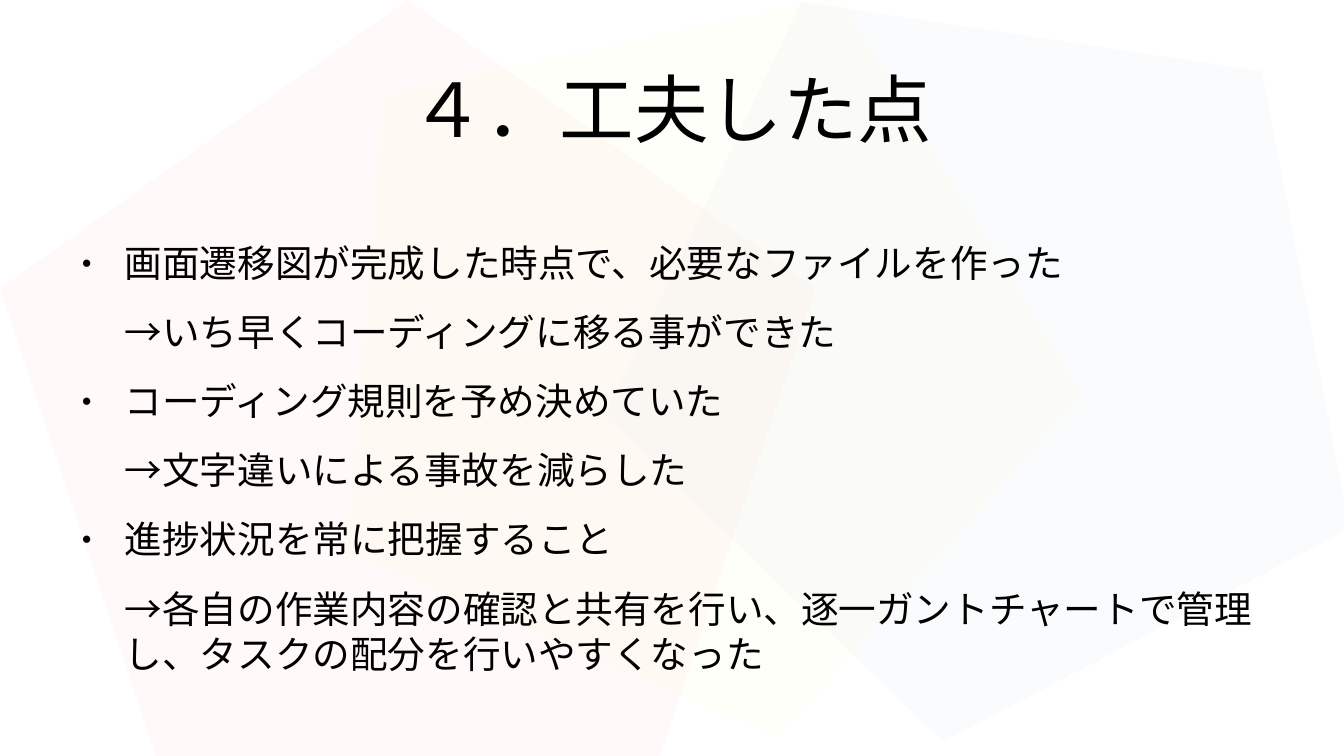
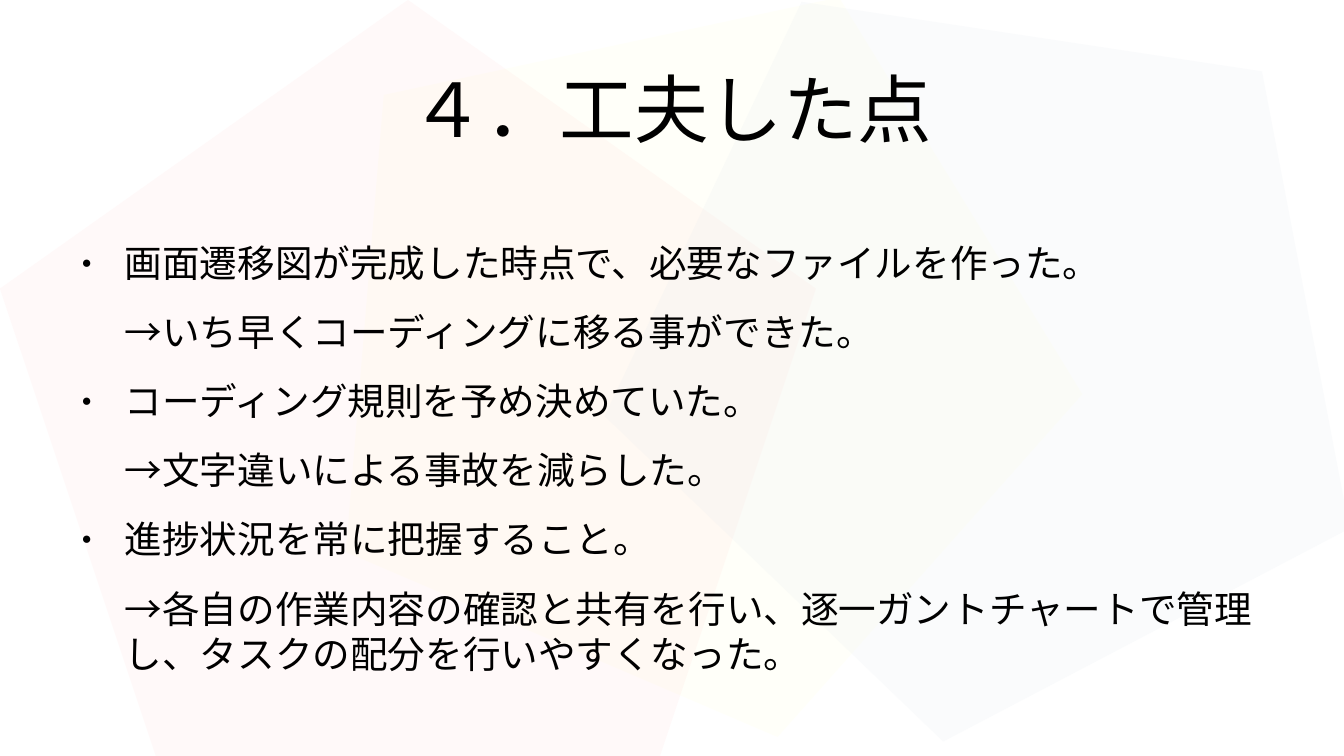
Before and after one commit to 2022java42-student009/ProjectJava, a slide deck: slide 10 of タスク/豊住班プレゼン資料.odp. Drawn at 1344x756 pixels with LibreOffice and Linux fonts; fonts in the diff are those of the drawing. Boxes give left, top, right and bottom in pixels: in the first picture for what was removed or moved away, otherwise in the second. Text is boxed around its words. In the diff, an @@ line names an element or a change of style, - is before the commit and + after.

```diff
--- a/タスク/豊住班プレゼン資料.odp
+++ b/タスク/豊住班プレゼン資料.odp
@@ text at (x1=125, y1=245, x2=1252, y2=671): text changed @@
-● 画面遷移図が完成した時点で、必要なファイルを作った
-→いち早くコーディングに移る事ができた
-● コーディング規則を予め決めていた
-→文字違いによる事故を減らした
-● 進捗状況を常に把握すること
-→各自の作業内容の確認と共有を行い、逐一ガントチャートで管理し、タスクの配分を行いやすくなった
+● 画面遷移図が完成した時点で、必要なファイルを作った。
+→いち早くコーディングに移る事ができた。
+● コーディング規則を予め決めていた。
+→文字違いによる事故を減らした。
+● 進捗状況を常に把握すること。
+→各自の作業内容の確認と共有を行い、逐一ガントチャートで管理し、タスクの配分を行いやすくなった。
```
Also in this commit, not shown: 7 other slides changed.
